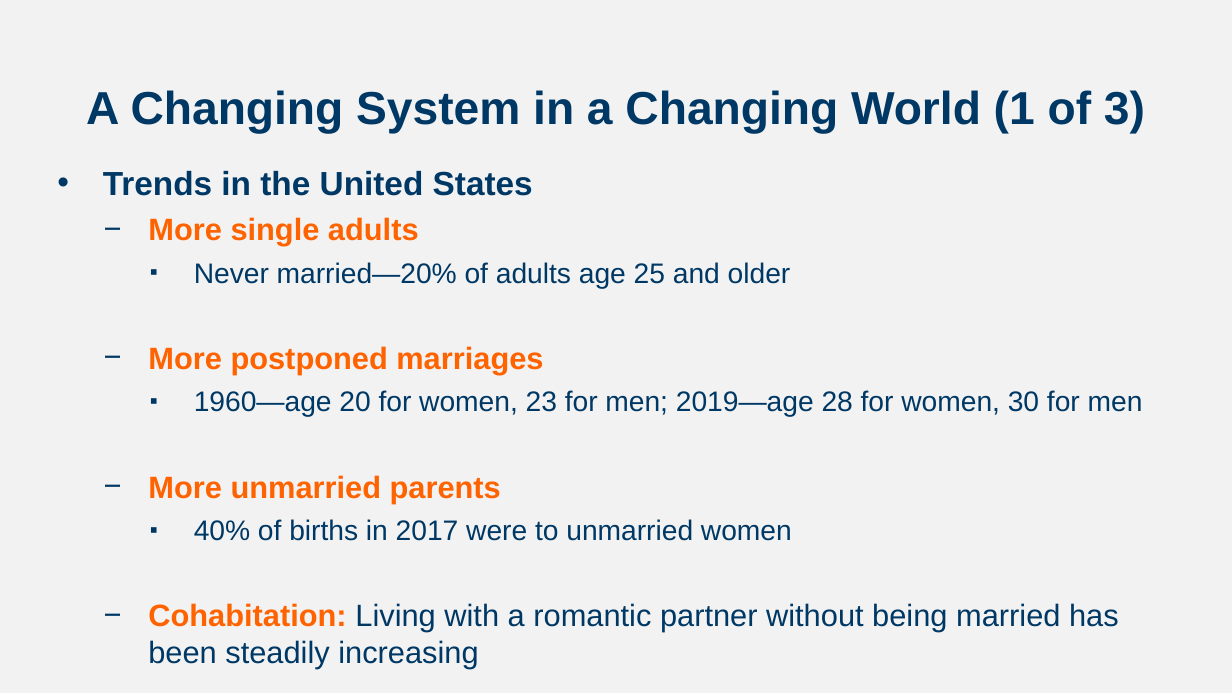
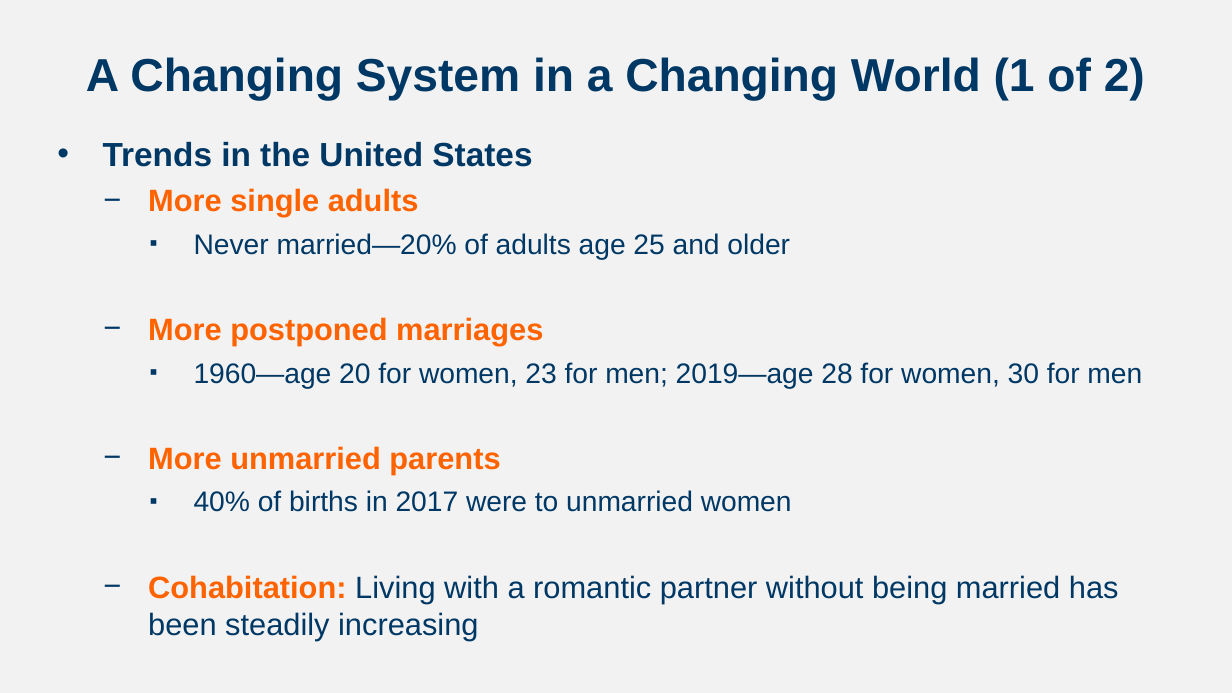
Before and after one commit to npm27/Teaching-Materials, a slide deck: slide 4 of Developmental Fall 23/Slides/Chapter 14.pptx. Drawn at 1232x693 pixels with LibreOffice and Linux fonts; fonts in the diff are those of the drawing. Boxes give left, top, right and bottom in pixels: in the first picture for what was removed or moved away, otherwise in the second. Text is boxed around its words. In the diff, an @@ line names an element or a change of style, - is before the commit and + after.

```diff
--- a/Developmental Fall 23/Slides/Chapter 14.pptx
+++ b/Developmental Fall 23/Slides/Chapter 14.pptx
@@ title at box(86, 57, 1145, 100): text changed @@
-A Changing System in a Changing World (1 of 3)
+A Changing System in a Changing World (1 of 2)
@@ text "Trends in the United States": place and size @@
-text "Trends in the United States" at box(103, 170, 1143, 632)
+text "Trends in the United States" at box(103, 141, 1142, 603)
```
Also in this commit, not shown: 6 other slides changed, 2 slides removed.
